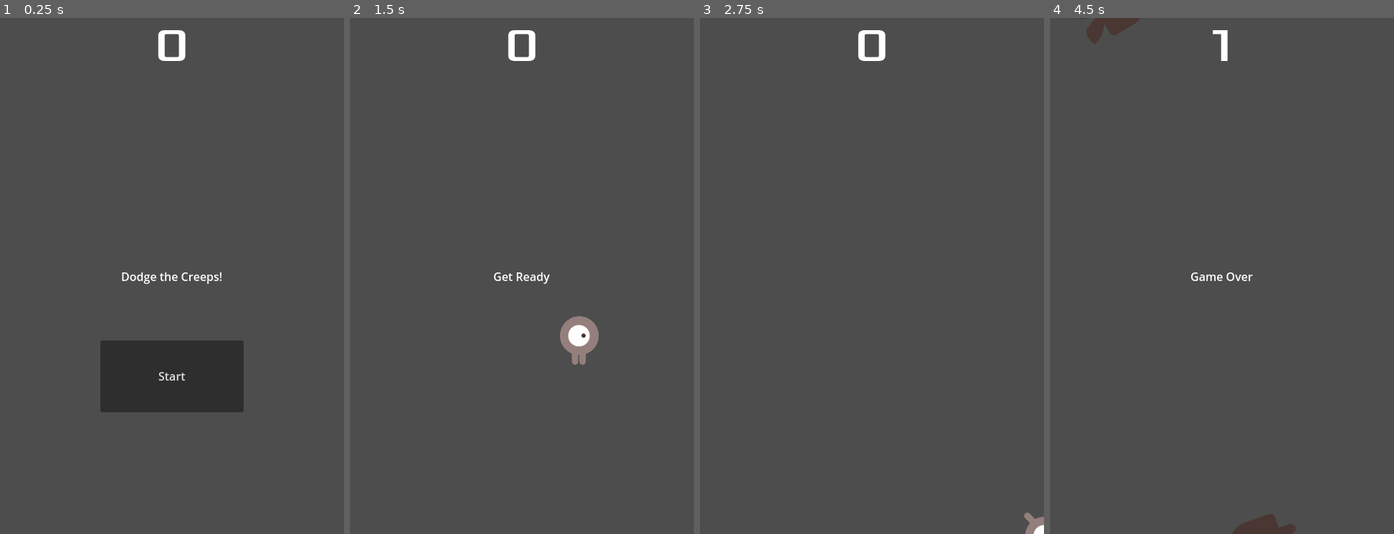
Above: before the commit, frames 1-4 (left to right).
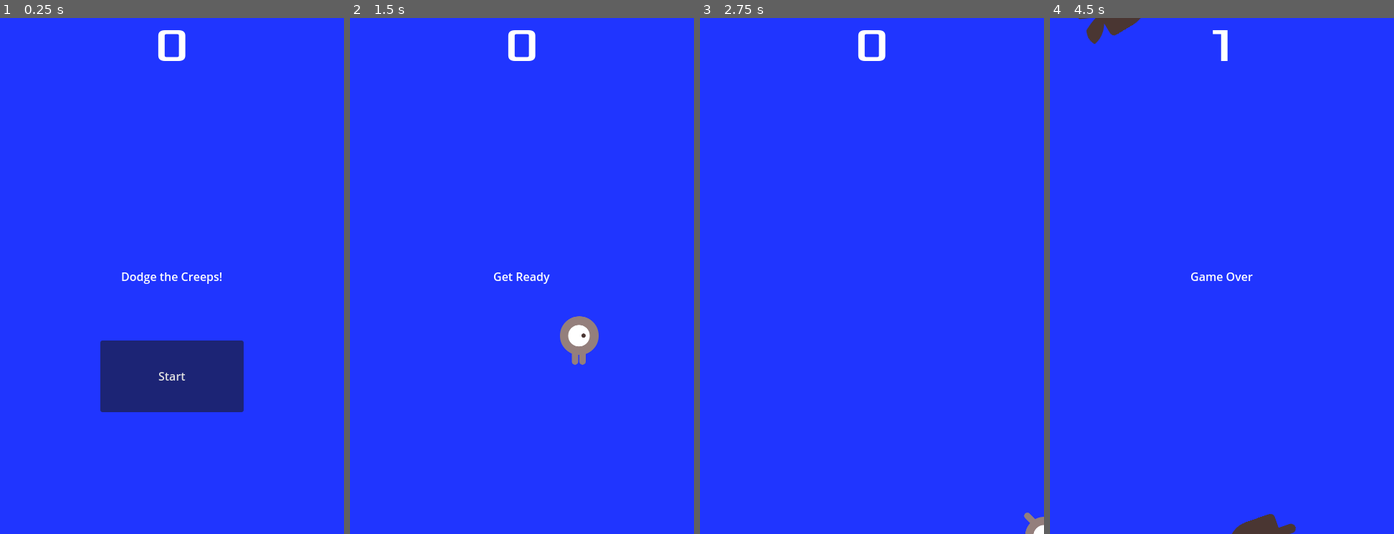
Above: after the commit, the same moments.

Repository: fabriziososa5/Mi-primer-juego-2D-FabrizioSosa
Game: Godot game, scene res://Main.tscn
Same seed, same stepped clock (60 frames per second), same inputs: the game is played once before the commit and once after it.
Inputs:
- Up to frame 1 (0.25 s): no input
- Up to frame 2 (1.5 s): click "Start" at 0.5 s; tap Enter at 1.25 s; hold D (move_right) from 1.28 s (still down)
- Up to frame 3 (2.75 s): release D (move_right) at 2.03 s; hold S (move_down) from 2.03 s (still down)
- Up to frame 4 (4.5 s): release S (move_down) at 2.78 s; hold D (move_right) 2.78-3.53 s; hold W (move_up) 3.53-4.28 s; hold A (move_left) from 4.28 s (still down)

The runs differ from the first frame. In frame 1, 100% of the frame differs, in the area x 0-100%, y 0-100%; in frame 2, 99%; in frame 3, 100%; in frame 4, 99%.

Commit message:
Finalizando el juego
aplique los ultimos ajustes, como fondo, musica, sonido al perder y que se pueda iniciar el juego con el enter.

Diff:
--- a/mi-primer-juego-2d-prototipado-digital-c-1-(fabrizio-sosa)-/Main.tscn
+++ b/mi-primer-juego-2d-prototipado-digital-c-1-(fabrizio-sosa)-/Main.tscn
@@ -1,9 +1,11 @@
-[gd_scene load_steps=6 format=3 uid="uid://n00a0inet82o"]
+[gd_scene load_steps=8 format=3 uid="uid://n00a0inet82o"]
 
 [ext_resource type="Script" uid="uid://v6u2d4xxpcjv" path="res://main.gd" id="1_r0du0"]
 [ext_resource type="PackedScene" uid="uid://fv0m4mbfliow" path="res://Mob.tscn" id="2_cm0pq"]
 [ext_resource type="PackedScene" uid="uid://xs0m3eh60j8j" path="res://Player.tscn" id="3_fos0i"]
 [ext_resource type="PackedScene" uid="uid://b50f0fk3i105o" path="res://HUD.tscn" id="4_cm0pq"]
+[ext_resource type="AudioStream" uid="uid://cknh5cm1sj2my" path="res://art/House In a Forest Loop.ogg" id="5_3dxm6"]
+[ext_resource type="AudioStream" uid="uid://bkdo6m1ajxi70" path="res://art/gameover.wav" id="6_lgr22"]
 
 [sub_resource type="Curve2D" id="Curve2D_3dxm6"]
 _data = {
@@ -14,6 +16,14 @@
 [node name="Main" type="Node"]
 script = ExtResource("1_r0du0")
 mob_scene = ExtResource("2_cm0pq")
+
+[node name="ColorRect" type="ColorRect" parent="."]
+anchors_preset = 15
+anchor_right = 1.0
+anchor_bottom = 1.0
+grow_horizontal = 2
+grow_vertical = 2
+color = Color(0.1254902, 0.20784314, 1, 1)
 
 [node name="Player" parent="." instance=ExtResource("3_fos0i")]
 
@@ -38,6 +48,14 @@
 
 [node name="HUD" parent="." instance=ExtResource("4_cm0pq")]
 
+[node name="Music" type="AudioStreamPlayer2D" parent="."]
+stream = ExtResource("5_3dxm6")
+autoplay = true
+
+[node name="DeathSound" type="AudioStreamPlayer2D" parent="."]
+stream = ExtResource("6_lgr22")
+autoplay = true
+
 [connection signal="hit" from="Player" to="." method="game_over"]
 [connection signal="timeout" from="MobTimer" to="." method="_on_mob_timer_timeout"]
 [connection signal="timeout" from="ScoreTimer" to="." method="_on_score_timer_timeout"]
--- a/mi-primer-juego-2d-prototipado-digital-c-1-(fabrizio-sosa)-/Mob.tscn
+++ b/mi-primer-juego-2d-prototipado-digital-c-1-(fabrizio-sosa)-/Mob.tscn
@@ -48,7 +48,7 @@
 radius = 34.0
 height = 68.0
 
-[node name="Mob" type="RigidBody2D"]
+[node name="Mob" type="RigidBody2D" groups=["mobs"]]
 collision_mask = 0
 gravity_scale = 0.0
 script = ExtResource("1_ejbti")
--- a/mi-primer-juego-2d-prototipado-digital-c-1-(fabrizio-sosa)-/main.gd
+++ b/mi-primer-juego-2d-prototipado-digital-c-1-(fabrizio-sosa)-/main.gd
@@ -9,10 +9,7 @@
 
 
 
-func game_over():
-	$ScoreTimer.stop()
-	$MobTimer.stop()
-	$HUD.show_game_over()
+
 
 func new_game():
 	score = 0
@@ -20,6 +17,15 @@
 	$StartTimer.start()
 	$HUD.update_score(score)
 	$HUD.show_message("Get Ready")
+	get_tree().call_group("mobs", "queue_free")
+	$Music.play()
+
+func game_over():
+	$ScoreTimer.stop()
+	$MobTimer.stop()
+	$HUD.show_game_over()
+	$Music.stop()
+	$DeathSound.play()
 
 func _on_mob_timer_timeout():
 	var mob = mob_scene.instantiate()
--- a/mi-primer-juego-2d-prototipado-digital-c-1-(fabrizio-sosa)-/project.godot
+++ b/mi-primer-juego-2d-prototipado-digital-c-1-(fabrizio-sosa)-/project.godot
@@ -43,3 +43,8 @@
 "events": [Object(InputEventKey,"resource_local_to_scene":false,"resource_name":"","device":-1,"window_id":0,"alt_press …(192 unchanged characters)…
 ]
 }
+start_game={
+"deadzone": 0.2,
+"events": [Object(InputEventKey,"resource_local_to_scene":false,"resource_name":"","device":-1,"window_id":0,"alt_pressed":false,"shift_pressed":false,"ctrl_pressed":false,"meta_pressed":false,"pressed":false,"keycode":0,"physical_keycode":4194309,"key_label":0,"unicode":0,"location":0,"echo":false,"script":null)
+]
+}
